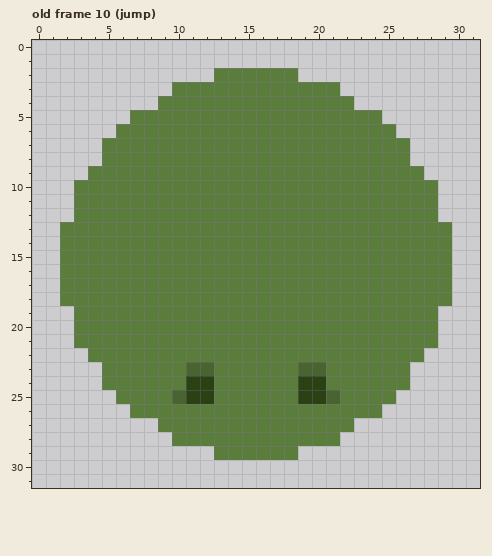
Two states of a pixel-art file, assets/slime2.aseprite. The picture above is the old version.
32x32 pixels, 10 frames. Colours within 5 levels of each other are drawn and written as one. Shown: old frame 10 (jump). The commit also changed other frames, which this record leaves out.
And afterwards:
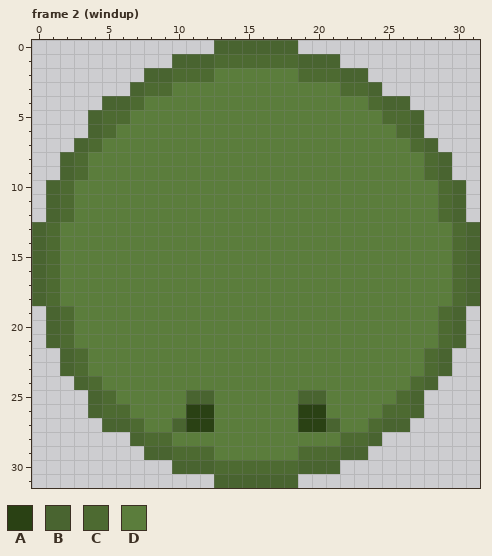
Palette (. is transparent): A #2a4114  B #496430  C #4d6a31  D #5b7d3c
A new or re-ordered frame is compared with the old frame closest to it.
Difference:
frames re-ordered
Changed rows in their new state; - is an unchanged pixel.
Frame 2 (windup) against old frame 10 (jump):
first column x 0:
 0 -------------BBBBBB-------------
 1 ----------BBBCCCCCCBBB----------
 2 --------BBCCC------CCCBB--------
 3 -------BCC------------CCB-------
 4 -----BBCD--------------DCBB-----
 5 ----BCC------------------CCB----
 6 ----BC--------------------CB----
 7 ---BC----------------------CB---
 8 --BCD----------------------DCB--
 9 --BC------------------------CB--
10 -BC--------------------------CB-
11 -BC--------------------------CB-
12 -BC--------------------------CB-
13 BC----------------------------CB
14 BC----------------------------CB
15 BC----------------------------CB
16 BC----------------------------CB
17 BC----------------------------CB
18 BC----------------------------CB
19 -BC--------------------------CB-
20 -BC--------------------------CB-
21 -BC--------------------------CB-
22 --BC------------------------CB--
23 --BCD------DD------DD------DCB--
24 ---BC------DD------DD------CB---
25 ----BC----DBB------BBD----CB----
26 ----BCC----AA------AA----CCB----
27 -----BBCD-BAA------AAB-DCBB-----
28 -------BCC------------CCB-------
29 --------BBCCC------CCCBB--------
30 ----------BBBCCCCCCBBB----------
31 -------------BBBBBB-------------
Pixel boxes of the changes (left, top, right, bottom) in both pictures:
changed: (32, 40, 480, 488)
